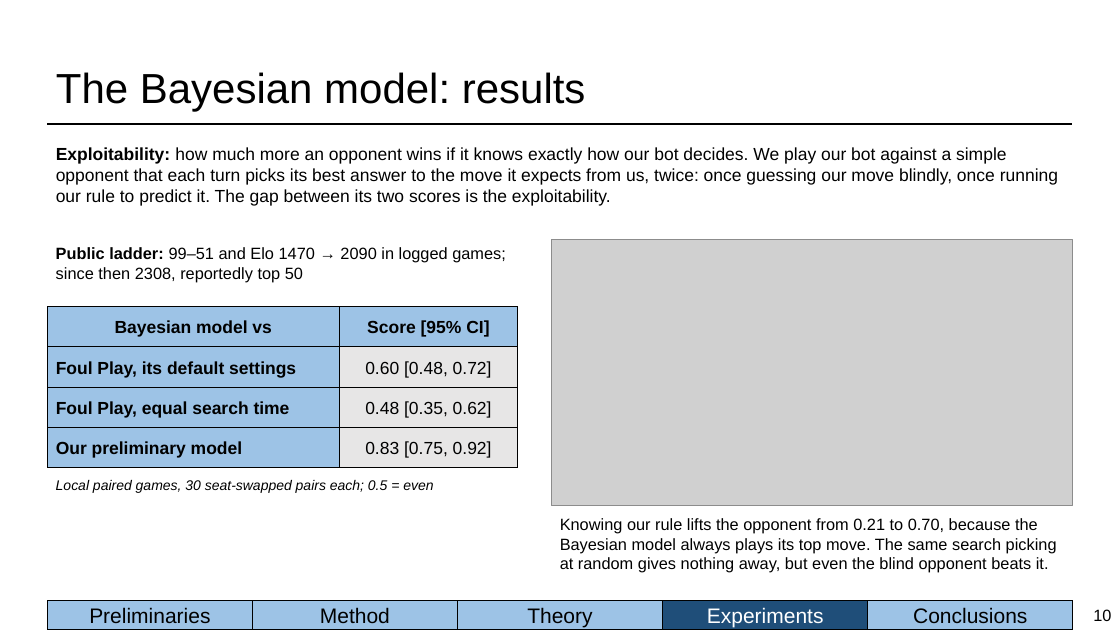
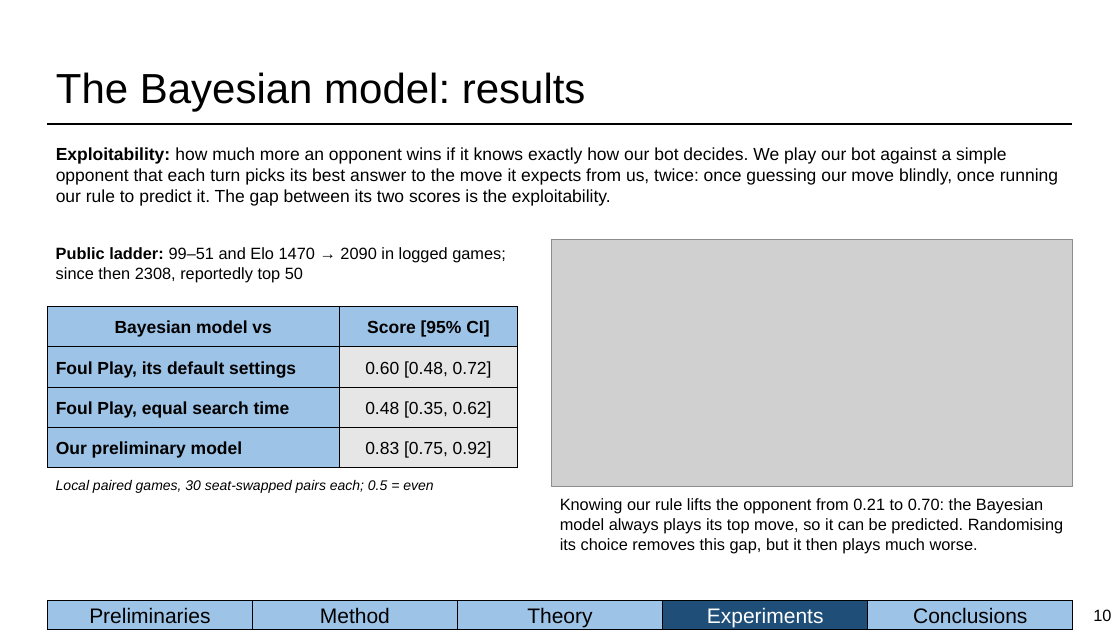
Before and after one commit to BioFanat/pokemon-equilibrium-engine, a slide deck: slide 10 of report/slides/deck.pptx. Drawn at 1120x630 pixels with LibreOffice and Linux fonts; fonts in the diff are those of the drawing; grey boxes stand for pictures. Boxes give left, top, right and bottom in pixels: in the first picture for what was removed or moved away, otherwise in the second. Text is boxed around its words. In the diff, an @@ line names an element or a change of style, - is before the commit and + after.

Commit message:
Deck: exploitability plot shows only the Bayesian model; randomised control reduced to one clause

```diff
--- a/report/slides/deck.pptx
+++ b/report/slides/deck.pptx
@@ picture resized from (x1=552, y1=239, x2=1073, y2=506) to (x1=552, y1=239, x2=1073, y2=486) @@
@@ text at (x1=560, y1=498, x2=1063, y2=553): text changed @@
-Knowing our rule lifts the opponent from 0.21 to 0.70, because the Bayesian model always plays its top move. The same search picking at random gives nothing away, but even the blind opponent beats it.
+Knowing our rule lifts the opponent from 0.21 to 0.70: the Bayesian model always plays its top move, so it can be predicted. Randomising its choice removes this gap, but it then plays much worse.
```
Also in this commit, not shown: 4 other files.
